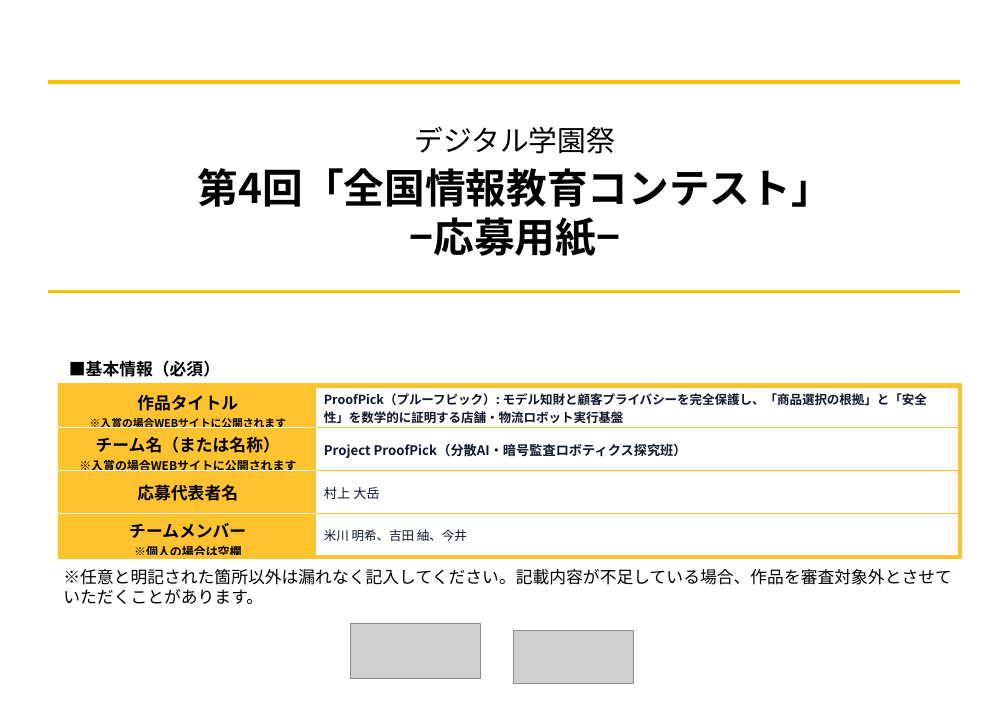
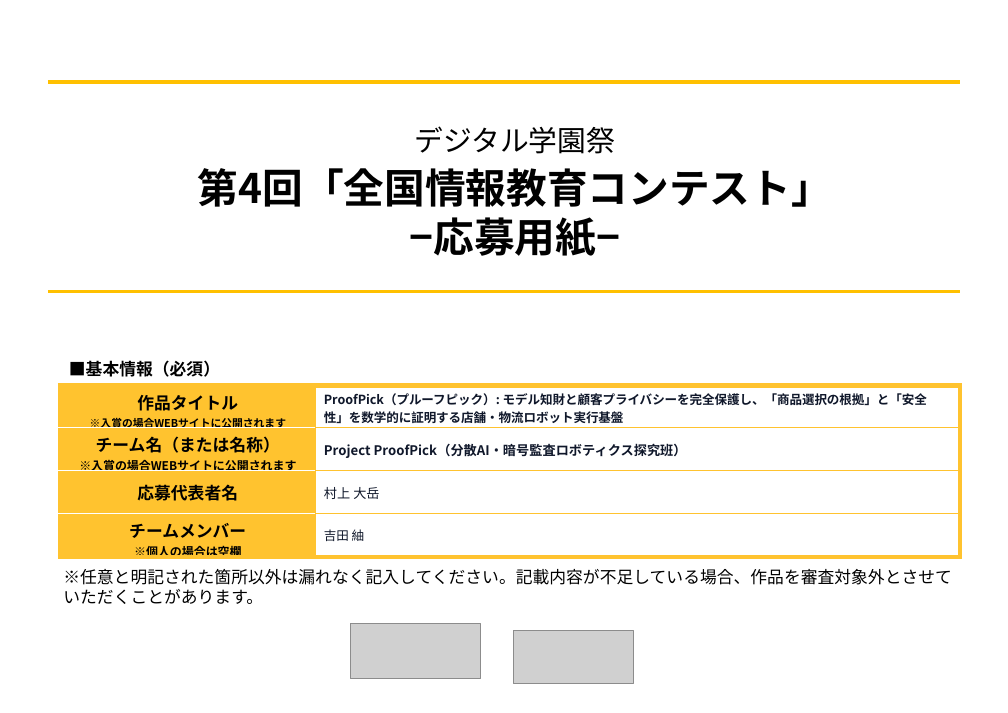
Before and after one commit to sururu-k/ProofPick, a slide deck: slide 1 of submission/zenjyocon_entry_sheet_2026.pptx. Drawn at 1008x713 pixels with LibreOffice and Linux fonts; fonts in the diff are those of the drawing; grey boxes stand for pictures. Boxes give left, top, right and bottom in pixels: in the first picture for what was removed or moved away, otherwise in the second. Text is boxed around its words. In the diff, an @@ line names an element or a change of style, - is before the commit and + after.

```diff
--- a/submission/zenjyocon_entry_sheet_2026.pptx
+++ b/submission/zenjyocon_entry_sheet_2026.pptx
@@ table at (60, 385, 961, 668) @@
-row 4, column 2: 米川 明希、吉田 紬、今井
+row 4, column 2: 吉田 紬
```
Also in this commit, not shown: 1 other slide changed, 5 other files.
